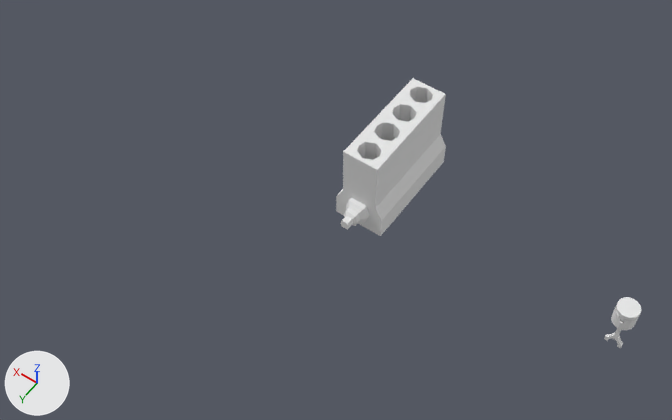
The Blender file assets/gear.blend: old version first, new version second.
Both versions are drawn from a 50 mm camera at (-5.19, 8.91, 12.49) aimed at (0.17, 1.4, 0.69). The axes (+X, +Y, +Z) are drawn at lower left. The lights are the same throughout.

In view in the first picture: 'EngineBlock1', 'piston1'.
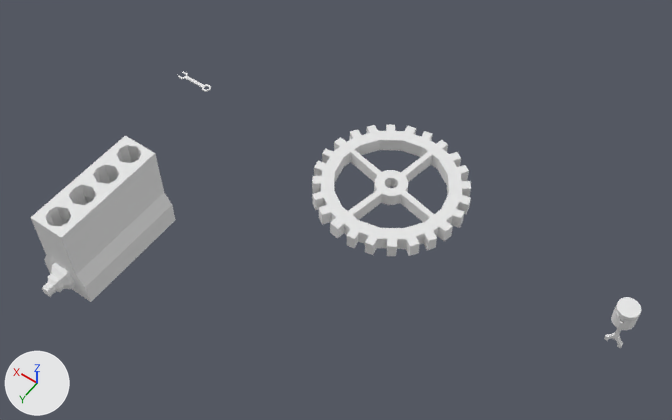
Pixel boxes (x1, y1, x2, y2) of what changed, in the pictures (672 x 420 px):
'EngineBlock1', moved
    before: (336, 78, 446, 236)
    after: (30, 136, 176, 302)
'Gear01', added
    after: (312, 124, 471, 256)
'Wrench2', added
    after: (178, 72, 211, 92)

The change, as a list of edits to the scene's bpy script:
```text
Add mat_material_027:
    mat_material_027 = diffuse_material('Material.027')
    mat_material_027.base_color = (0.8, 0.8, 0.8)  # white #e7e7e7
Add mat_material_029:
    mat_material_029 = diffuse_material('Material.029')
    mat_material_029.base_color = (0.8, 0.8, 0.8)  # white #e7e7e7
Add me_cube_010:
    me_cube_010.from_pydata(...)  # 64 vertices, 65 faces; spans x -2.81..2.85, y -0.65..0.65, z -0.09..0.09
    me_cube_010.materials.append(mat_material_027)  # white #e7e7e7
Add me_cylinder_014:
    me_cylinder_014.from_pydata(...)  # 352 vertices, 361 faces; spans x -1.38..1.38, y -1.38..1.38, z -1.0..1.0
    me_cylinder_014.materials.append(mat_material_029)  # white #e7e7e7
Change ob_engineblock1:
    ob_engineblock1.location: (0.0, 0.0, 0.84) -> (2.99, 3.72, 0.84)
Add ob_wrench2:
    ob_wrench2 = bpy.data.objects.new('Wrench2', me_cube_010)
    ob_wrench2.location = (4.47, 0.0, 0.0)
    ob_wrench2.scale = (0.131, 0.131, 0.131)
Add ob_gear01:
    ob_gear01 = bpy.data.objects.new('Gear01', me_cylinder_014)
    ob_gear01.location = (0.0, 0.0, 0.0)
    ob_gear01.scale = (1.0, 1.0, 0.137)
```
